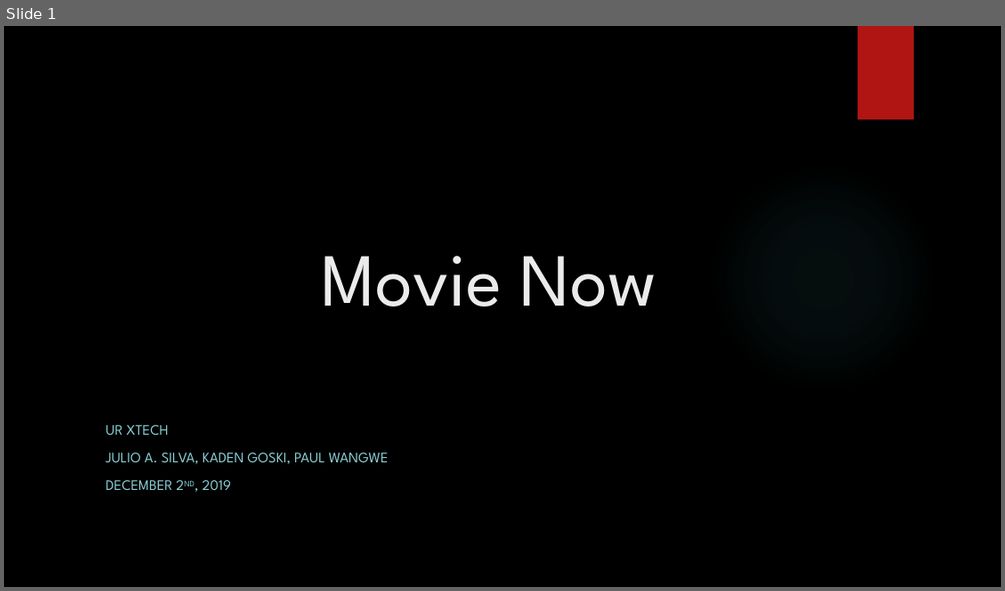
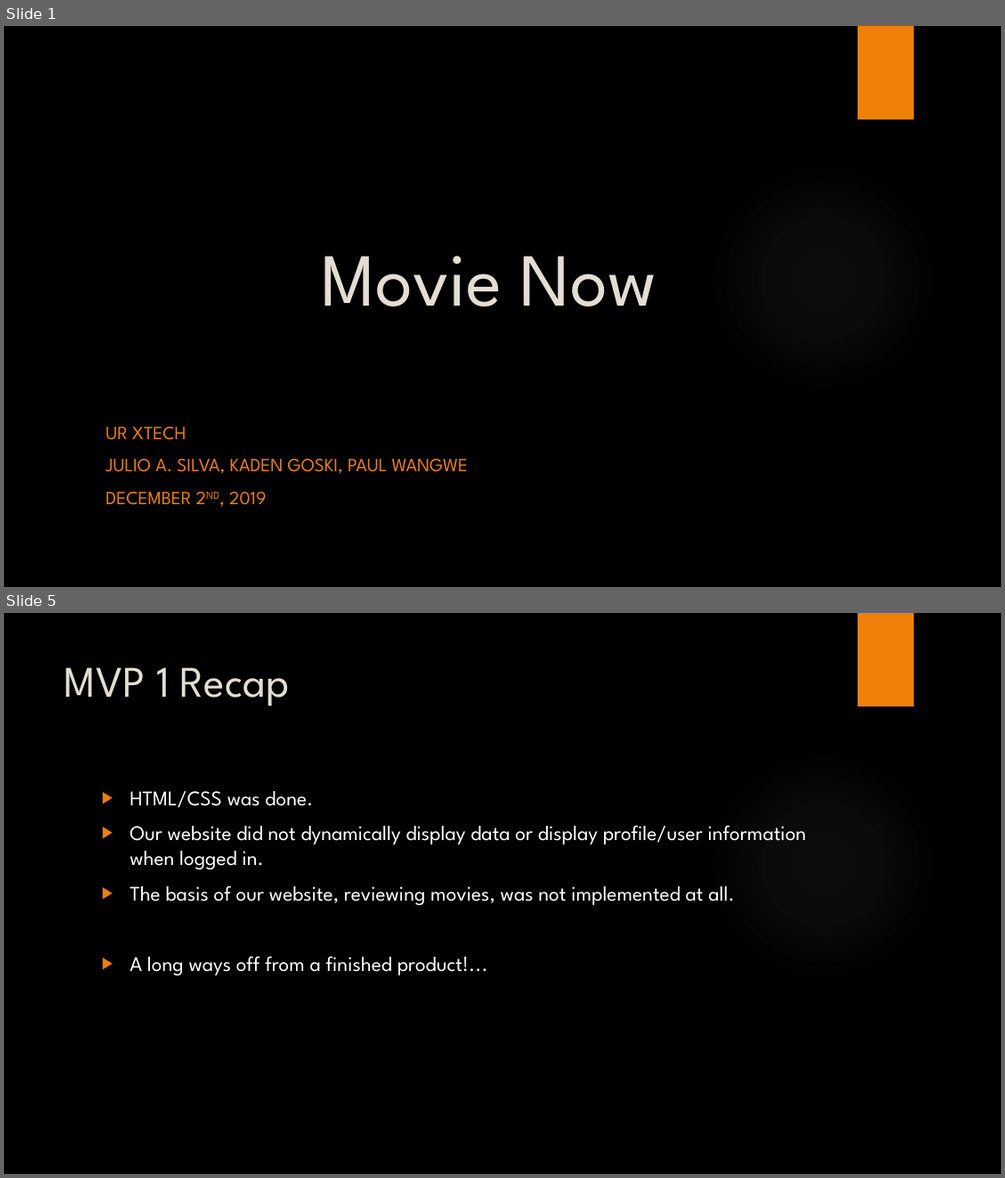
Before and after one commit to alpacamusical/Project-ENSE-374, a slide deck: Documentation/Milestone 4.pptx. Shown one above the other, each under a label of ours: slide 1 before the commit, slides 1 and 5 after it; the slides between them are not shown. The pictures are 1005x591 and 1005x1178 pixels, drawn with LibreOffice and Linux fonts; fonts in the diff are those of the drawing; background and template pictures are left out. Boxes give left, top, right and bottom in pixels: in the first picture for what was removed or moved away, otherwise in the second. Text is boxed around its words. In the diff, an @@ line names an element or a change of style, - is before the commit and + after.

```diff
--- a/Documentation/Milestone 4.pptx
+++ b/Documentation/Milestone 4.pptx
@@ slide 5 added at [4, 613, 1001, 1174], background picture (left out); not listed: 2 template elements that a slide beside it also shows @@
@@ title added at [65, 667, 289, 706], 42 pt, text #E3DED1 @@
+MVP 1 Recap
@@ text added at [129, 791, 807, 975], 20 pt, text #FFFFFF @@
+▶ HTML/CSS was done.
+▶ Our website did not dynamically display data or display profile/user information when logged in.
+▶ The basis of our website, reviewing movies, was not implemented at all.
+▶ A long ways off from a finished product!...
@@ slide 1 changed as well @@
@@ rectangle at [858, 26, 914, 119]: fill #B01513 to #F07F09 @@
@@ title "Movie Now" at [321, 256, 656, 306]: text colour #EBEBEB to #E3DED1 @@
@@ subtitle "UR XTECH" at [105, 426, 469, 505]: size 14 to 18 pt, text colour #8AD0D6 to #F07F09 @@
```
Also in this commit, not shown: 7 other slides changed, 2 other slides added.
